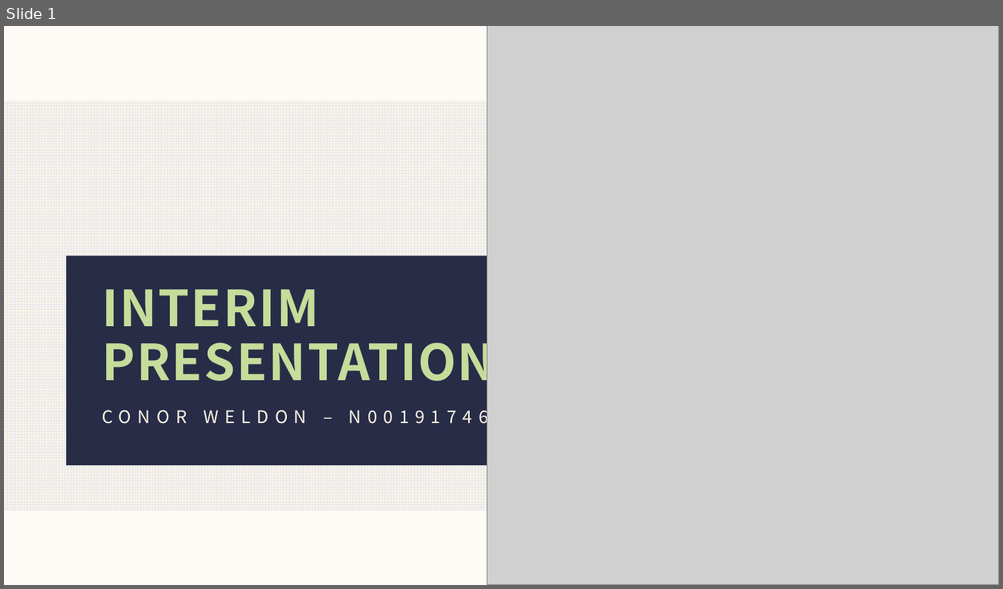
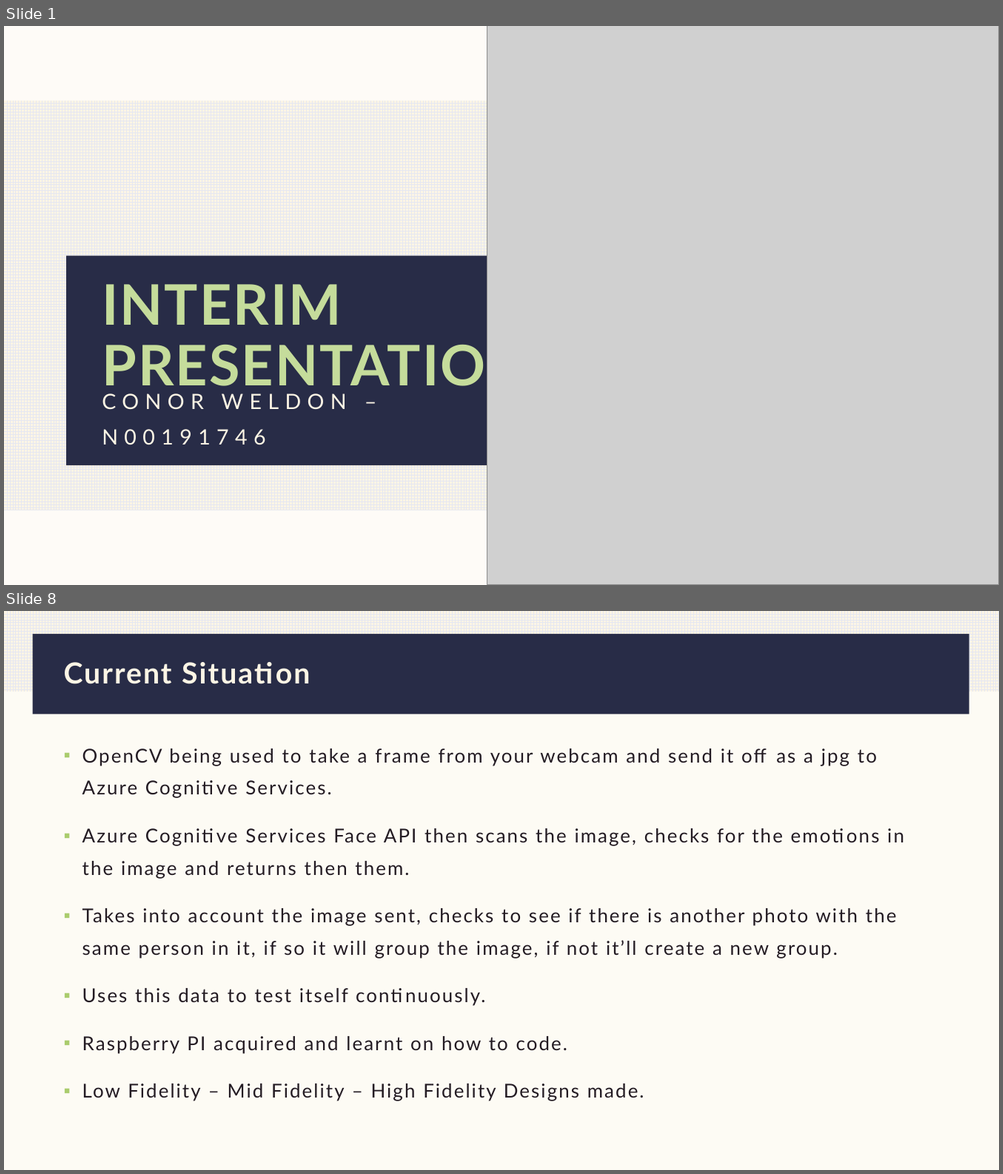
Before and after one commit to IADT-projects/y4-project-ConorWeldon, a slide deck: Docs/Presentation/Presentation.pptx. Shown one above the other, each under a label of ours: slide 1 before the commit, slides 1 and 8 after it; the slides between them are not shown. The pictures are 1003x589 and 1003x1174 pixels, drawn with LibreOffice and Linux fonts; fonts in the diff are those of the drawing; grey boxes stand for pictures. Boxes give left, top, right and bottom in pixels: in the first picture for what was removed or moved away, otherwise in the second. Text is boxed around its words. In the diff, an @@ line names an element or a change of style, - is before the commit and + after.

```diff
--- a/Docs/Presentation/Presentation.pptx
+++ b/Docs/Presentation/Presentation.pptx
@@ slide 8 added at (4, 611, 999, 1170), background #FCF5E5 at 40% opacity @@
@@ rectangle added at (4, 611, 999, 692), fill pattern #E5E7F1 on #FCF5E5 @@
@@ rectangle added at (32, 634, 969, 715), fill #282C47 @@
@@ title added at (64, 662, 310, 684), 28 pt, text #FCF5E5, bold @@
+Current Situation
@@ text added at (82, 749, 904, 1102), 18.5 pt, text #231B23 @@
+▪ OpenCV being used to take a frame from your webcam and send it off as a jpg to Azure Cognitive Services.
+▪ Azure Cognitive Services Face API then scans the image, checks for the emotions in the image and returns then them.
+▪ Takes into account the image sent, checks to see if there is another photo with the same person in it, if so it will group the image, if not it’ll create a new group.
+▪ Uses this data to test itself continuously.
+▪ Raspberry PI acquired and learnt on how to code.
+▪ Low Fidelity – Mid Fidelity – High Fidelity Designs made.
@@ slide 1 changed as well @@
@@ title "INTERIM PRESENTATION" at (102, 284, 530, 396): size 48 to 54 pt, font Noto Sans CJK JP to Lato @@
@@ text "CONOR WELDON – N00191746" at (102, 394, 347, 446): size 16.8 to 20.4 pt, font Noto Sans CJK JP to Lato; line spacing 1.3 to 1.4 @@
```
Also in this commit, not shown: 2 other slides changed, 11 other slides added, 15 slides removed.
